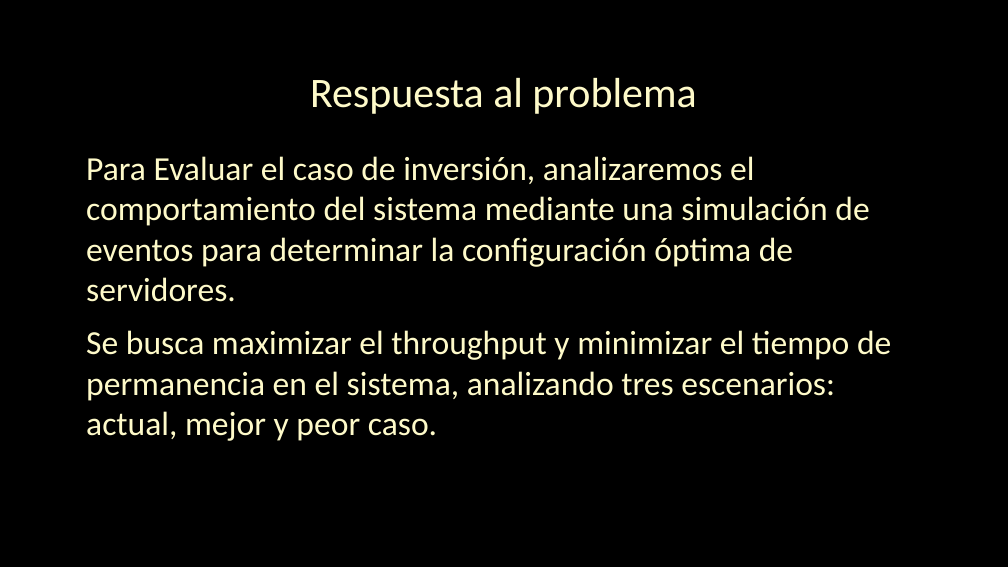
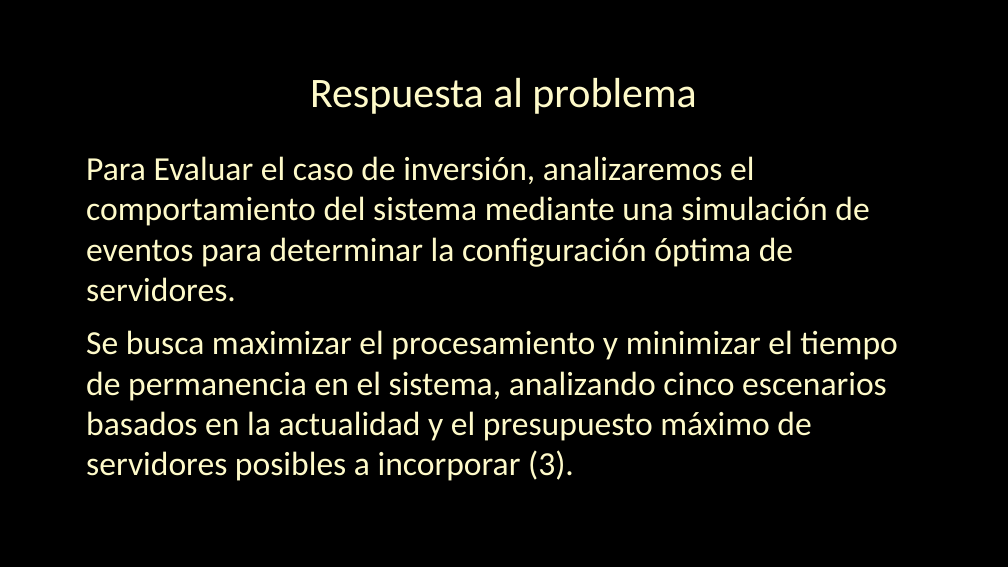
Before and after one commit to GFCACACE/propuesta-simulacion, a slide deck: slide 5 of docs/TP5_Simulacion_Grupo4.pptx. Drawn at 1008x567 pixels with LibreOffice and Linux fonts; fonts in the diff are those of the drawing; background and template pictures are left out. Boxes give left, top, right and bottom in pixels: in the first picture for what was removed or moved away, otherwise in the second. Text is boxed around its words. In the diff, an @@ line names an element or a change of style, - is before the commit and + after.

```diff
--- a/docs/TP5_Simulacion_Grupo4.pptx
+++ b/docs/TP5_Simulacion_Grupo4.pptx
@@ text at (86,330,898,481): text changed @@
-Se busca maximizar el throughput y minimizar el tiempo de permanencia en el sistema, analizando tres escenarios: actual, mejor y peor caso.
+Se busca maximizar el procesamiento y minimizar el tiempo de permanencia en el sistema, analizando cinco escenarios basados en la actualidad y el presupuesto máximo de servidores posibles a incorporar (3).
```
Also in this commit, not shown: 1 other slide changed, 1 slide removed, 1 other file.
